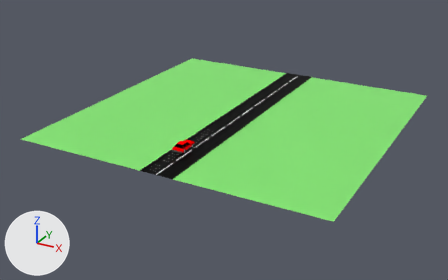
The Blender file humble.blend as it was, and as the next commit left it.
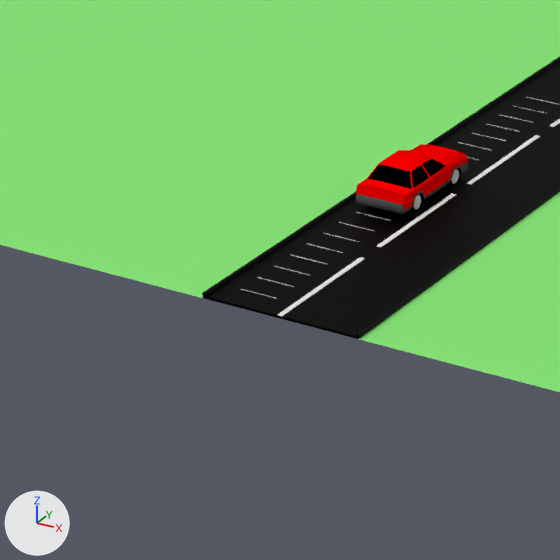
Old and new are each drawn whole from a camera (50 mm lens) standing at (52.8, -74.3, 45.5) and looking at (-1.8, 24.9, -4.1) and again close up on the part from 22% to 48% of the width and 39% to 80% of the height. The lights are fixed; the arrows at lower left show +X, +Y and +Z.

Names of what the first close-up shows: 'Car', 'Cube', 'Grass', 'Road'.
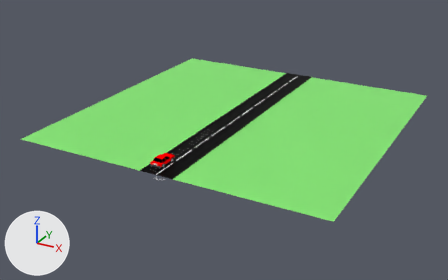
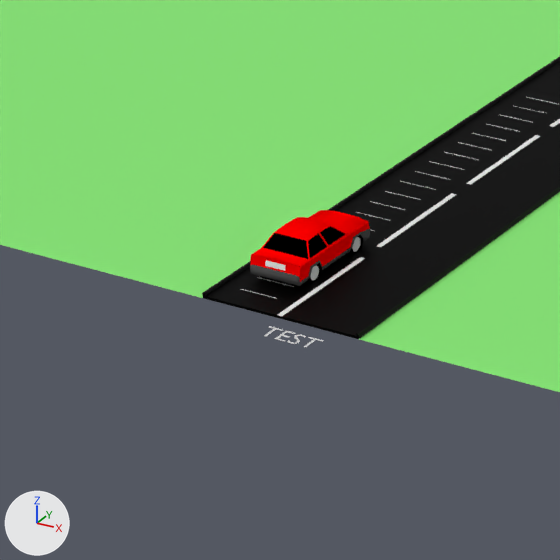
What differs and where, as boxes (x1, y1, x2, y2) in the close-ups (560 x 560 px):
'Car', moved: before (356, 144, 468, 214); after (250, 210, 370, 286)
'plate_text', added: after (264, 326, 324, 347)
'plate', added: after (265, 260, 286, 271)

Diff of the bpy script that builds the scene:
```diff
--- a/humble.blend.py
+++ b/humble.blend.py
@@ mat_plate @@
+mat_plate = principled_material('plate')
+mat_plate.base_color = (0.8, 0.8, 0.8)  # white #e7e7e7
@@ me_cube_003 @@
+me_cube_003.from_pydata(...)  # a box spanning x -0.4..0.4, y -0.005..0.005, z -0.1..0.1
+me_cube_003.materials.append(mat_plate)  # white #e7e7e7
@@ txt_text @@
+txt_text = bpy.data.curves.new('text', 'FONT')
+txt_text.body = 'TEST'
+txt_text.materials.append(mat_wheels)  # light grey #cecece
@@ ob_car @@
 ob_car = bpy.data.objects.new('Car', me_cube_002)
-ob_car.location = (-1.4, 9.49, 0.0)
+ob_car.location = (-1.4, 3.0, 0.0)
 ob_car.rotation_euler = (0.0, 0.0, 3.142)  # degrees (0, 0, 180)
@@ ob_plate_text @@
+ob_plate_text = bpy.data.objects.new('plate_text', txt_text)
+ob_plate_text.location = (0.0, -2.3, 0.0)
@@ ob_plate @@
+ob_plate = bpy.data.objects.new('plate', me_cube_003)
+ob_plate.parent = ob_car
+ob_plate.matrix_parent_inverse = Matrix(((-1.0, 0.0, 0.0, -1.4), (0.0, -1.0, 0.0, 3.0), (0.0, 0.0, 1.0, 0.0), (0.0, 0.0, 0.0, 1.0)))
+ob_plate.location = (-1.4, 0.85, 0.826)
+ob_plate.rotation_euler = (-0.185, 0.0, 0.0)  # degrees (-11, 0, 0)
```
